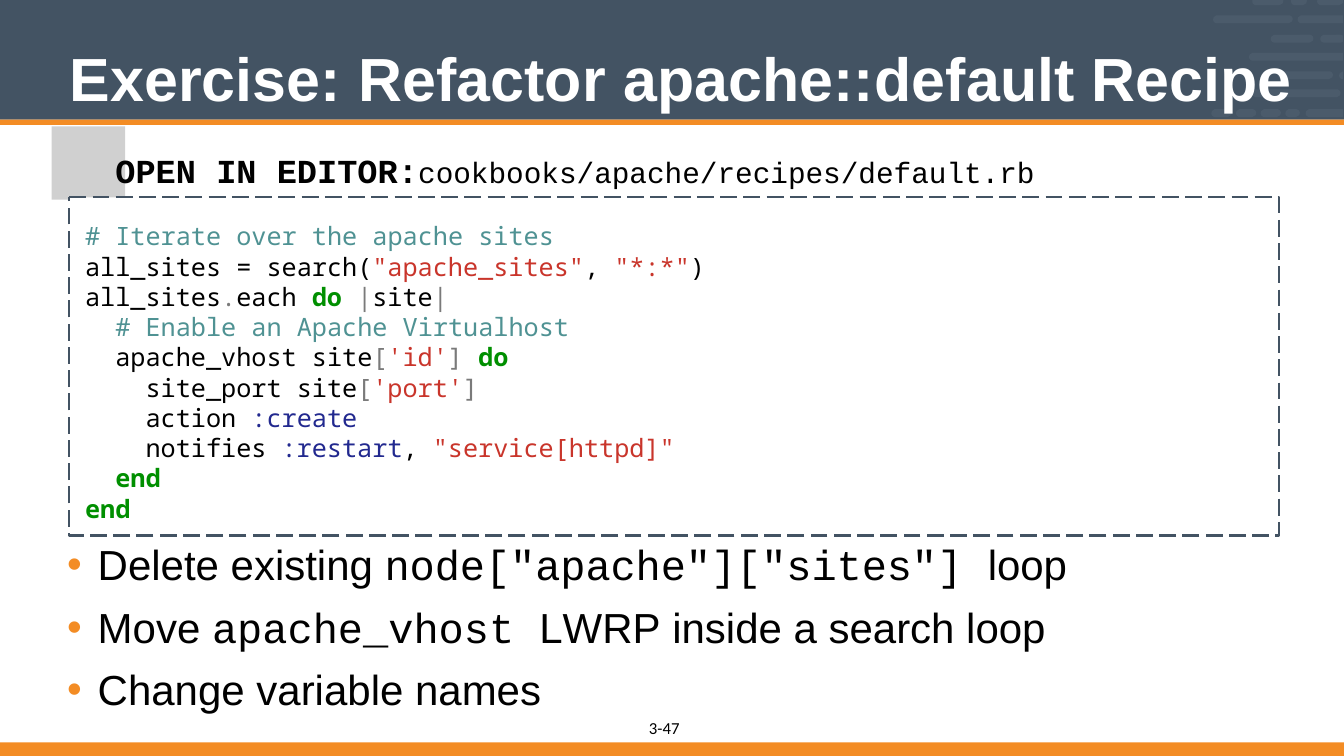
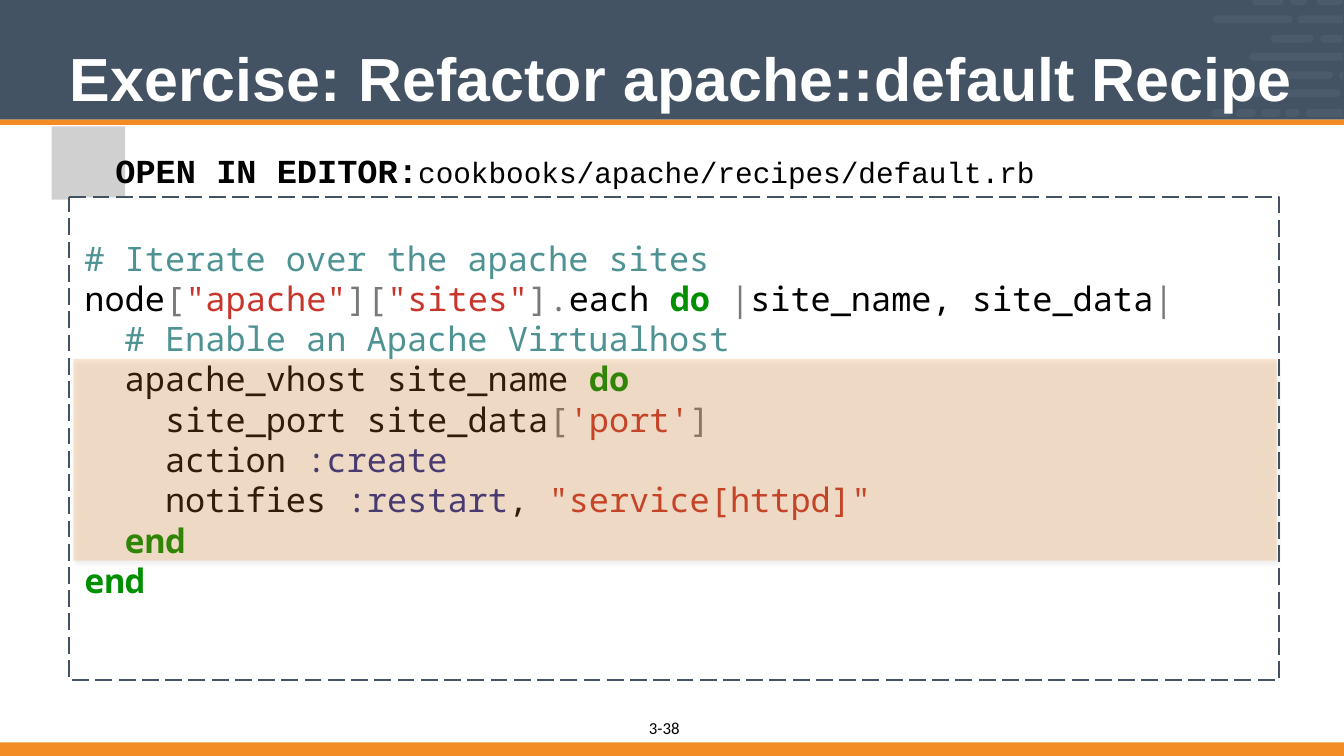
Before and after one commit to vinyar/chef-intermediate, a slide deck: slide 38 of 03-building_custom_resources.pptx (slide 47 before the commit). Drawn at 1344x756 pixels with LibreOffice and Linux fonts; fonts in the diff are those of the drawing; grey boxes stand for pictures. Boxes give left, top, right and bottom in pixels: in the first picture for what was removed or moved away, otherwise in the second. Text is boxed around its words. In the diff, an @@ line names an element or a change of style, - is before the commit and + after.

Commit message:
Updated Custom Resources
* Removed more mention of HWRP from the beginning and end of the content
* Removed the parts where the attendees create a set of data_bags to reduce the length of the section. My thought is that this could be done in a new section if that is important conversation to have but it was getting in the way of completing the section and is not absolutely necessary.
* Updated slides to include more explicit slides to remove content
* Updated slides to highlight new code that is added
* Updated the format of many of the text boxes to have indenting instead of spacing to indent the text boxes.
* Moved :remove action to being added later after the create is complete
* Changed summary questions to ask more about LWRP and not about HWRP and other confusing questions about what language the LWRP are written in.

```diff
--- a/03-building_custom_resources.pptx
+++ b/03-building_custom_resources.pptx
@@ freeform shape resized from (x1=70, y1=197, x2=1279, y2=535) to (x1=70, y1=197, x2=1279, y2=680) @@
@@ freeform shape "# Iterate over the apache ..." resized from (x1=70, y1=197, x2=1279, y2=535) to (x1=70, y1=197, x2=1279, y2=667) @@
@@ text at (x1=85, y1=226, x2=675, y2=519): paragraphs removed @@
-# Iterate over the apache sites
-all_sites = search("apache_sites", "*:*")
-all_sites.each do |site|
-# Enable an Apache Virtualhost
-apache_vhost site['id'] do
-site_port site['port']
-action :create
-notifies :restart, "service[httpd]"
-end
-end
@@ text in freeform shape at (x1=84, y1=245, x2=1174, y2=594): text added @@
+# Iterate over the apache sites
+node["apache"]["sites"].each do |site_name, site_data|
+# Enable an Apache Virtualhost
+apache_vhost site_name do
+site_port site_data['port']
+action :create
+notifies :restart, "service[httpd]"
+end
+end
@@ rectangle added at (x1=73, y1=359, x2=1277, y2=561), fill #F38C24 at 20% opacity @@
@@ text removed at (x1=98, y1=549, x2=1067, y2=714) @@
-• Delete existing node["apache"]["sites"] loop
-• Move apache_vhost LWRP inside a search loop
-• Change variable names
@@ page number at (x1=663, y1=722, x2=680, y2=734): text changed @@
-47
+38
```
Also in this commit, not shown: 12 other slides changed, 2 slides added, 8 slides removed.
